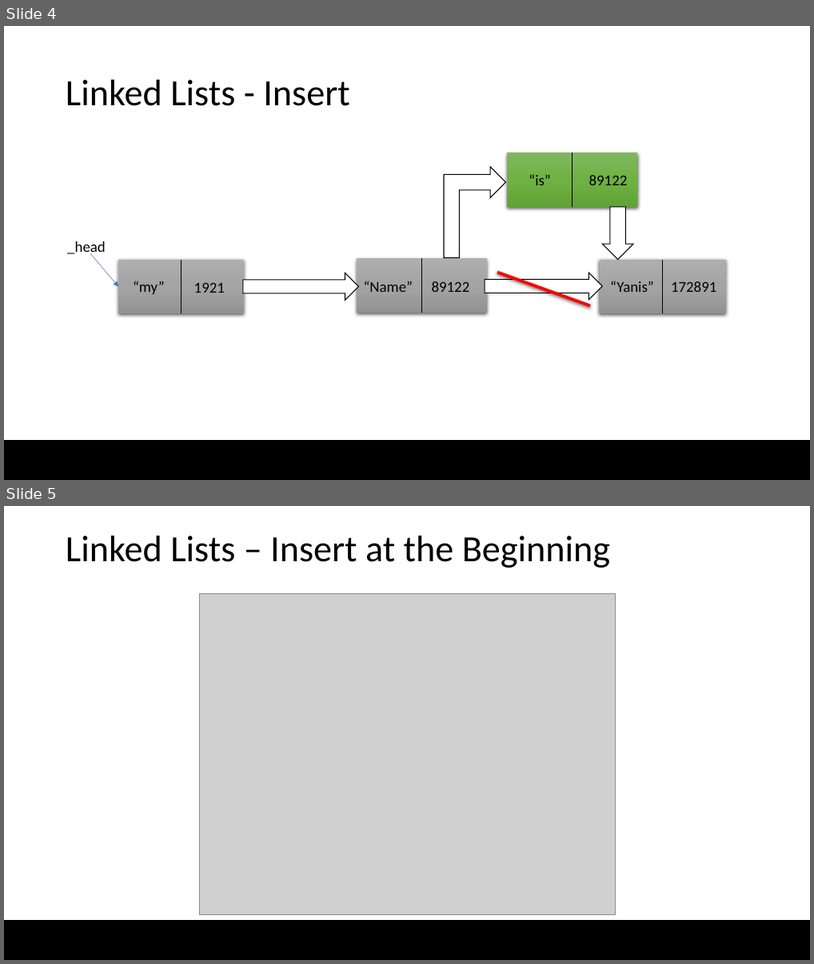
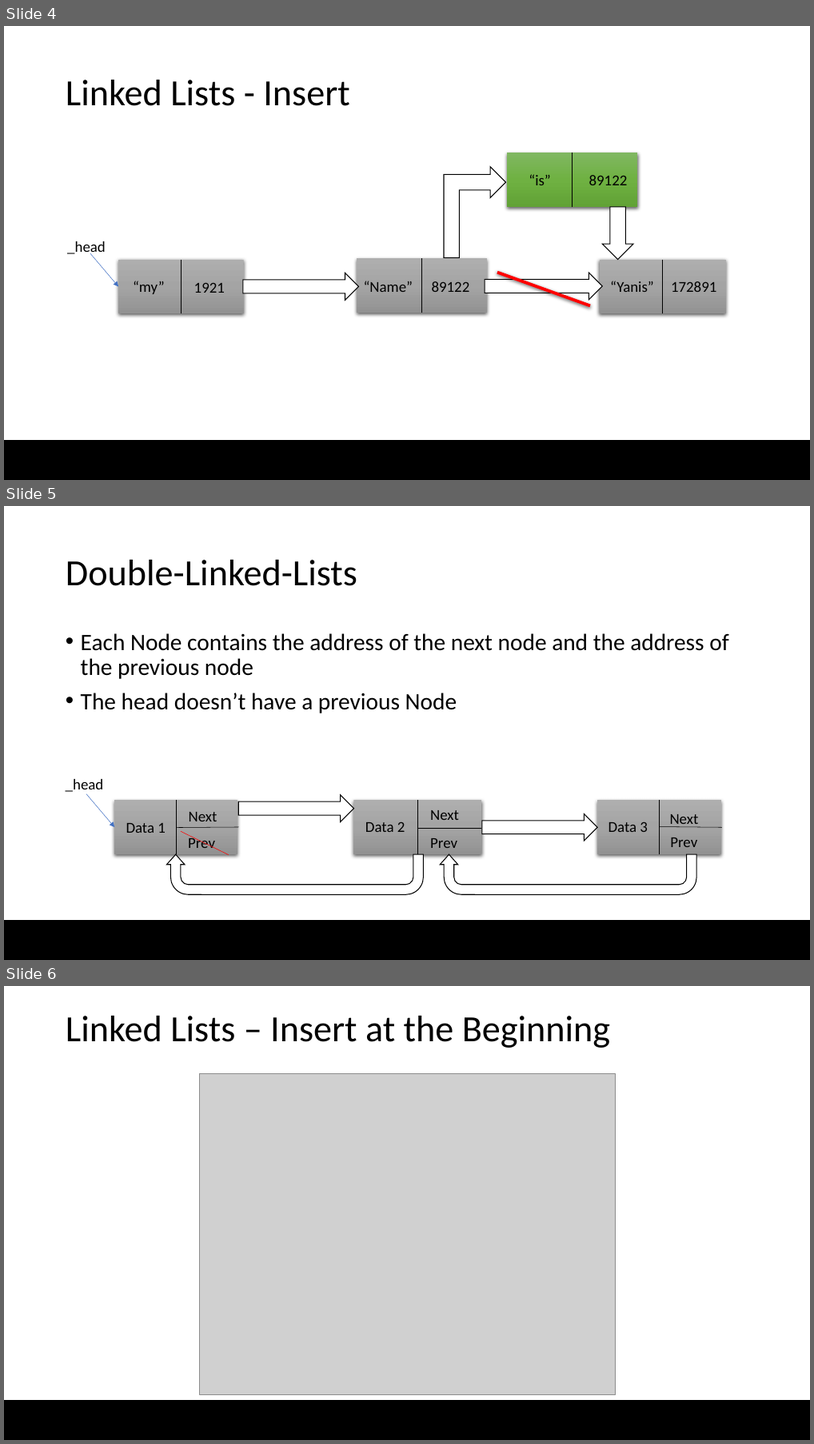
Before and after one commit to Noah274/Grundner-Ferecean-Linked-List-2022, a slide deck: Linked_List.pptx. Shown one above the other, each under a label of ours: slides 4 and 5 before the commit, slides 4, 5 and 6 after it. The pictures are 814x964 and 814x1444 pixels, drawn with LibreOffice and Linux fonts; fonts in the diff are those of the drawing; grey boxes stand for pictures; background and template pictures are left out. Boxes give left, top, right and bottom in pixels: in the first picture for what was removed or moved away, otherwise in the second. Text is boxed around its words. In the diff, an @@ line names an element or a change of style, - is before the commit and + after.

Commit message:
added the theory of the double linked list

```diff
--- a/Linked_List.pptx
+++ b/Linked_List.pptx
@@ slide 5 added at [4, 506, 810, 960], background #FFFFFF; not listed: 1 template element that a slide beside it also shows @@
@@ title added at [66, 560, 358, 586], 44 pt, text #000000 @@
+Double-Linked-Lists
@@ text added at [81, 633, 729, 713], 28 pt, text #000000 @@
+• Each Node contains the address of the next node and the address of the previous node
+• The head doesn’t have a previous Node
@@ text added at [66, 779, 104, 792], 18 pt, text #000000 @@
+_head
@@ arrow added from (86, 794) to (114, 828), #4472C4 0.5 pt @@
@@ rectangle added at [114, 800, 238, 854], fill gradient #AFAFAF to #A5A5A5 to #939393 @@
@@ line added from (176, 800) to (176, 854), #000000 0.5 pt @@
@@ text added at [189, 812, 218, 821], 18 pt, text #000000 @@
+Next
@@ right arrow added at [238, 795, 354, 822], fill #FFFFFF, outline #000000 1 pt @@
@@ rectangle added at [354, 800, 482, 854], fill gradient #AFAFAF to #A5A5A5 to #939393 @@
@@ line added from (418, 800) to (418, 854), #000000 0.5 pt @@
@@ text added at [430, 810, 459, 820], 18 pt, text #000000 @@
+Next
@@ right arrow added at [482, 813, 598, 840], fill #FFFFFF, outline #000000 1 pt @@
@@ rectangle added at [598, 800, 722, 854], fill gradient #AFAFAF to #A5A5A5 to #939393 @@
@@ line added from (660, 800) to (660, 854), #000000 0.5 pt @@
@@ text added at [670, 814, 699, 828], 18 pt, text #000000 @@
+Next
@@ text added at [126, 823, 166, 832], 18 pt, text #000000 @@
+Data 1
@@ line added from (177, 828) to (238, 827), #000000 0.5 pt @@
@@ line added from (181, 831) to (229, 855), #FF0000 0.5 pt @@
@@ text added at [188, 836, 215, 848], 18 pt, text #000000 @@
+Prev
@@ text added at [366, 822, 406, 832], 18 pt, text #000000 @@
+Data 2
@@ line added from (418, 828) to (482, 828), #000000 0.5 pt @@
@@ text added at [430, 838, 458, 848], 18 pt, text #000000 @@
+Prev
@@ text added at [609, 822, 648, 832], 18 pt, text #000000 @@
+Data 3
@@ line added from (660, 827) to (722, 828), #000000 0.5 pt @@
@@ text added at [670, 837, 698, 847], 18 pt, text #000000 @@
+Prev
@@ uturn arrow added at [166, 855, 424, 894], fill #FFFFFF, outline #000000 1 pt @@
@@ uturn arrow added at [440, 855, 698, 894], fill #FFFFFF, outline #000000 1 pt @@
@@ what was slide 5 is now slide 6 @@
```
